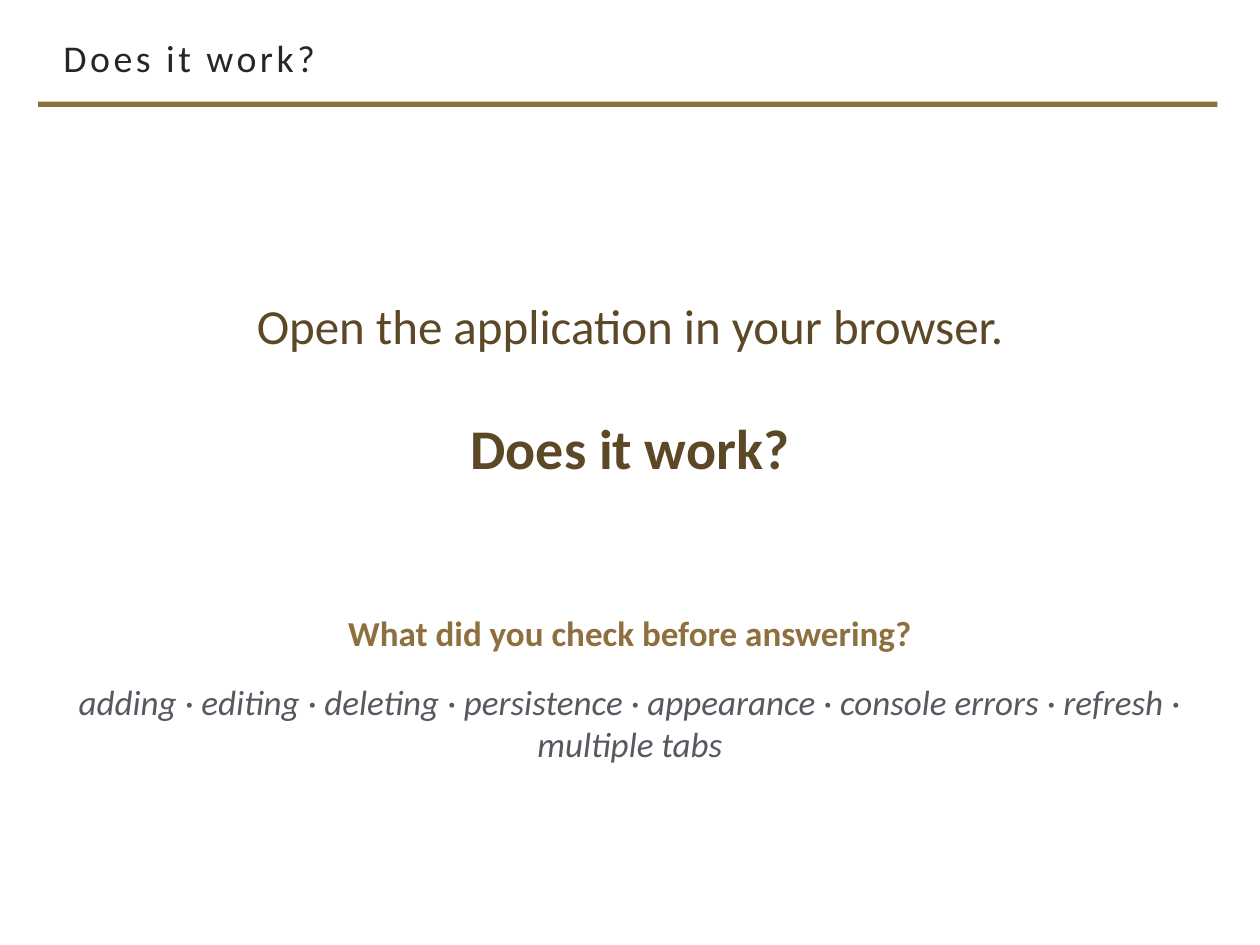
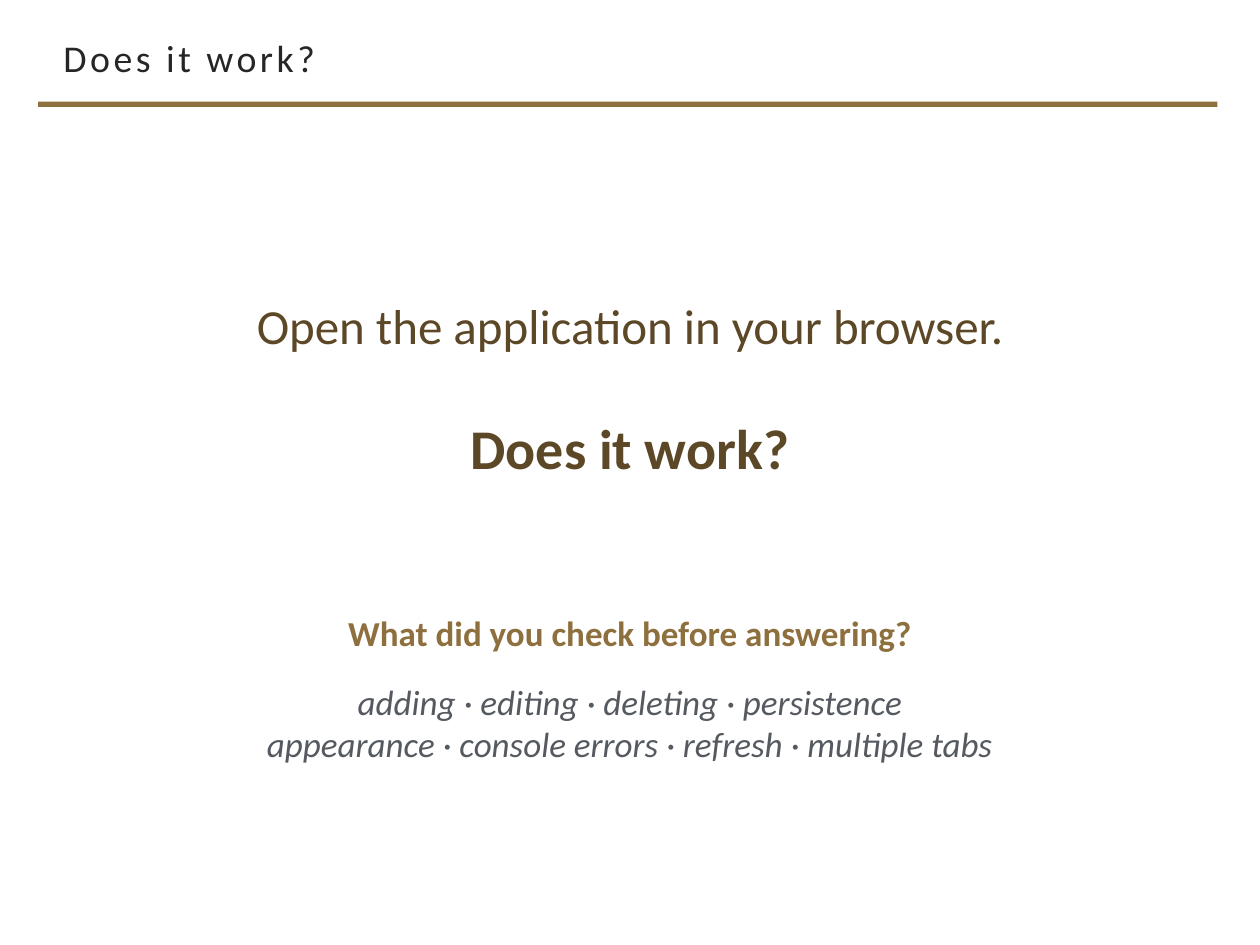
Before and after one commit to davisjam/model-based-agentic-software-engineering, a slide deck: slide 4 of course/lectures/act-2-delegation-and-control/03-alignment/2-3-Alignment.pptx. Drawn at 1260x945 pixels with LibreOffice and Linux fonts; fonts in the diff are those of the drawing; background and template pictures are left out. Boxes give left, top, right and bottom in pixels: in the first picture for what was removed or moved away, otherwise in the second. Text is boxed around its words. In the diff, an @@ line names an element or a change of style, - is before the commit and + after.

```diff
--- a/course/lectures/act-2-delegation-and-control/03-alignment/2-3-Alignment.pptx
+++ b/course/lectures/act-2-delegation-and-control/03-alignment/2-3-Alignment.pptx
@@ text at (x1=267, y1=690, x2=992, y2=763): text changed @@
-adding · editing · deleting · persistence · appearance · console errors · refresh · multiple tabs
+adding · editing · deleting · persistence
+appearance · console errors · refresh · multiple tabs
```
Also in this commit, not shown: 22 other slides changed, 1 slide removed, 1 other file.
